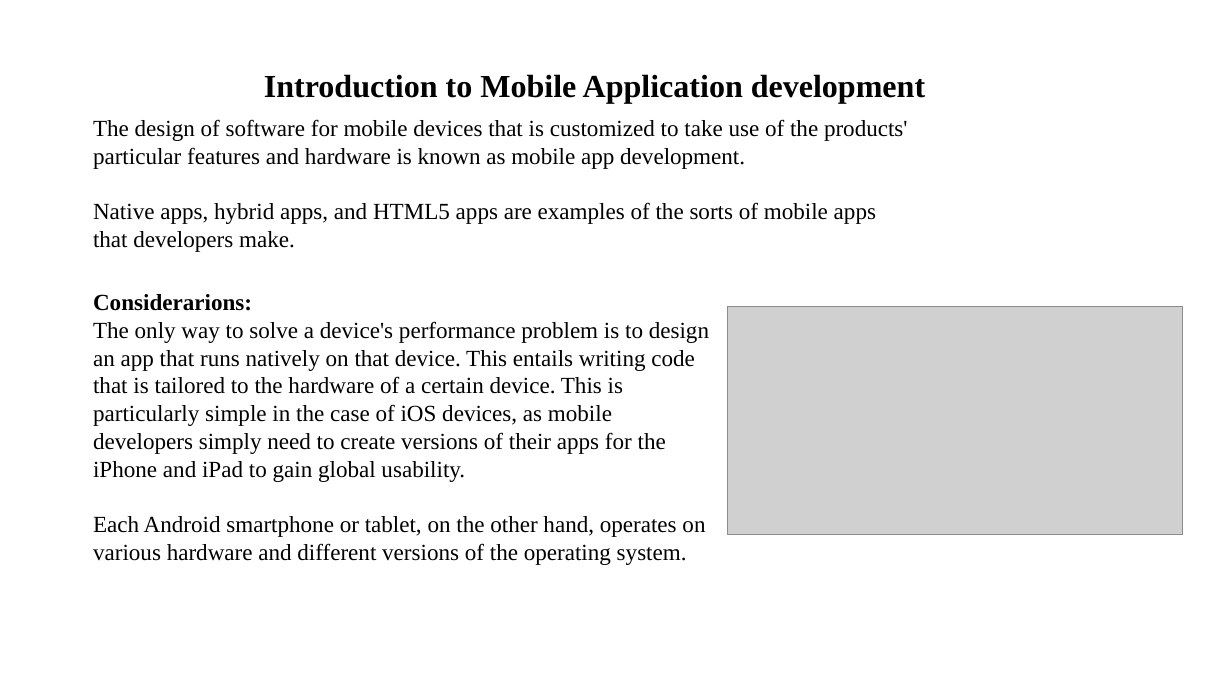
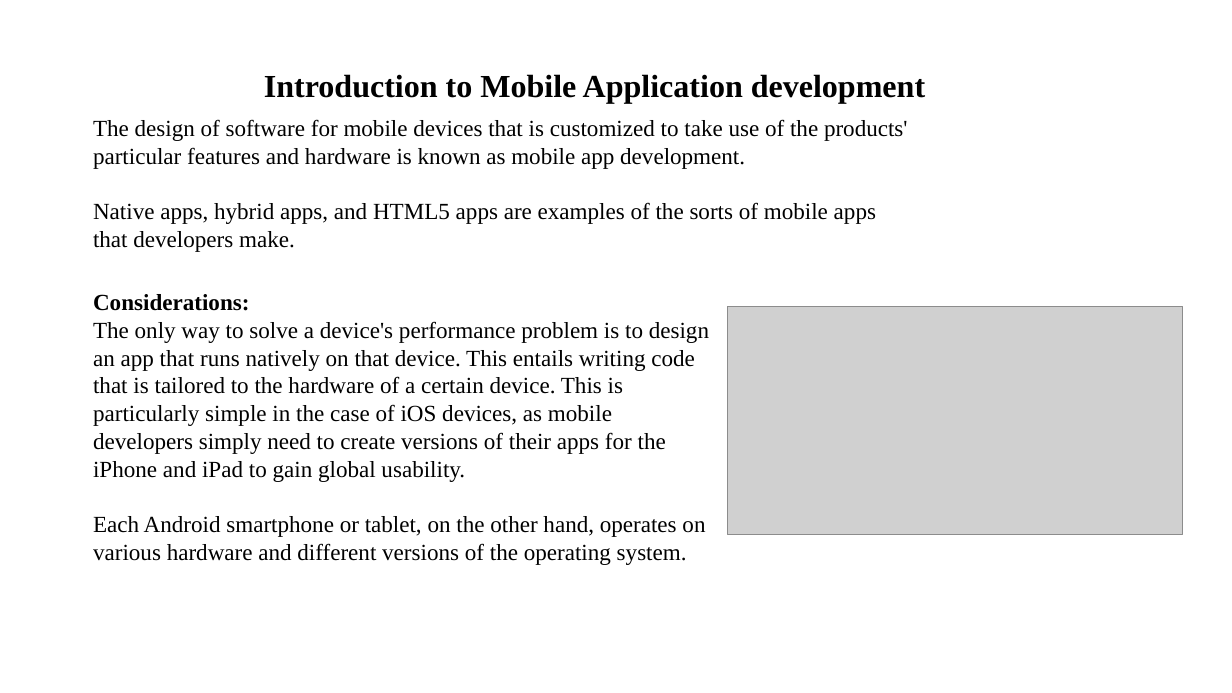
Before and after one commit to avinashreddy3/WebDevCourse, a slide deck: slide 3 of MobilePart/ICP Presentation 2/ICP Presentation Two.pptx. Drawn at 1232x693 pixels with LibreOffice and Linux fonts; fonts in the diff are those of the drawing; grey boxes stand for pictures; background and template pictures are left out. Boxes give left, top, right and bottom in pixels: in the first picture for what was removed or moved away, otherwise in the second. Text is boxed around its words. In the diff, an @@ line names an element or a change of style, - is before the commit and + after.

```diff
--- a/MobilePart/ICP Presentation 2/ICP Presentation Two.pptx
+++ b/MobilePart/ICP Presentation 2/ICP Presentation Two.pptx
@@ text at (93,294,249,311): text changed @@
-Considerarions:
+Considerations:
```
Also in this commit, not shown: 1 other slide changed, 4 other files.
